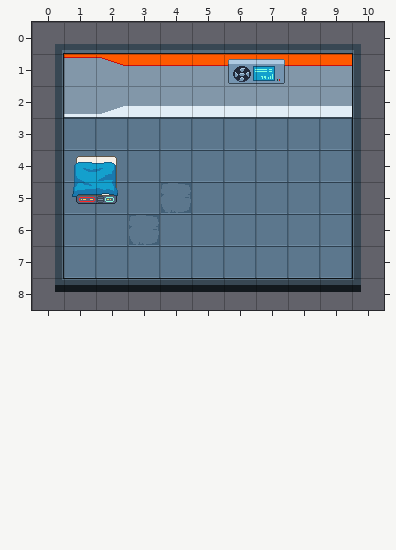
An edit to a level. Tiled map, metadata/room.tmx. The first picture shows the starting point.
Cells are 32x32 px. Shown: x 0..10, y 0..8.
And afterwards:
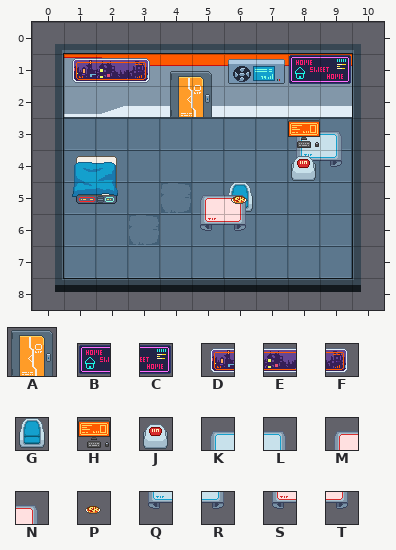
Key: from "door-closed": A 0; from "teste": B 13, C 14, D 18, E 19, F 20, G 53, H 70, J 115, K 159, L 160, M 161, N 162, P 163, Q 180, R 181, S 182, T 183.
_ is an empty cell.
Objects are placed by their top-left corner, in cells (3,4 is the top-left corner of cell 3,4); size is 1x1 cell unless given.
Tiles of an added or newly shown layer are drawn over the layers below it.
The author wrote: Build the Room map Add Scene entry and exit animations
Edits made:
{"where": "layer \"walkableFurniture\" (added)"}
{"y":5,"x":6,"old":"_","new":"G"}
{"where": "layer \"collision\""}
{"y":4,"x":8,"old":"__","new":"QR"}
{"y":6,"x":5,"old":"__","new":"ST"}
{"where": "layer \"wallNonCollision\" (added)"}
{"y":4,"x":8,"old":"_","new":"J"}
{"where": "layer \"Doors\" (added)"}
{"now": "A \"Door_1\" at 4.2,1.5 size 1.5x1.5"}
{"where": "layer \"upperFurniture\" (added)"}
{"y":3,"x":8,"old":"__","new":"KL"}
{"y":5,"x":5,"old":"__","new":"MN"}
{"where": "layer \"Upper Layer\""}
{"y":1,"x":1,"old":"___","new":"DEF"}
{"y":1,"x":8,"old":"__","new":"BC"}
{"y":3,"x":8,"old":"_","new":"H"}
{"y":5,"x":6,"old":"_","new":"P"}
{"label":"added","picture_box":[72,58,150,83]}
{"label":"added","picture_box":[289,55,351,84]}
{"label":"added","picture_box":[170,71,212,117]}
{"label":"added","picture_box":[288,120,342,181]}
{"label":"added","picture_box":[200,182,253,231]}
